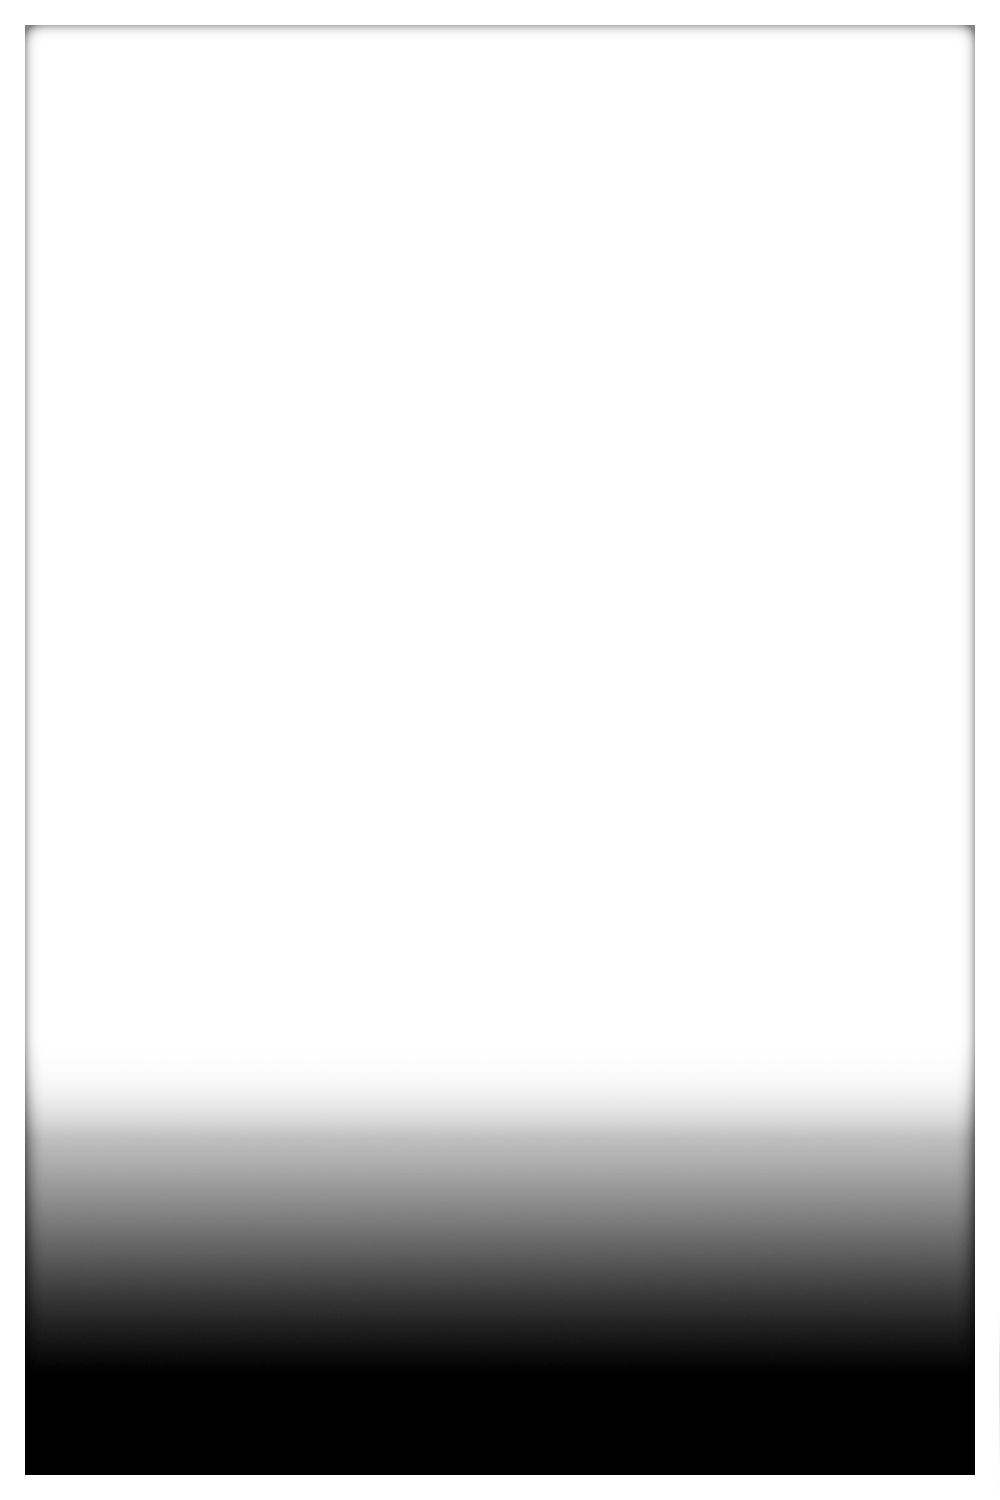
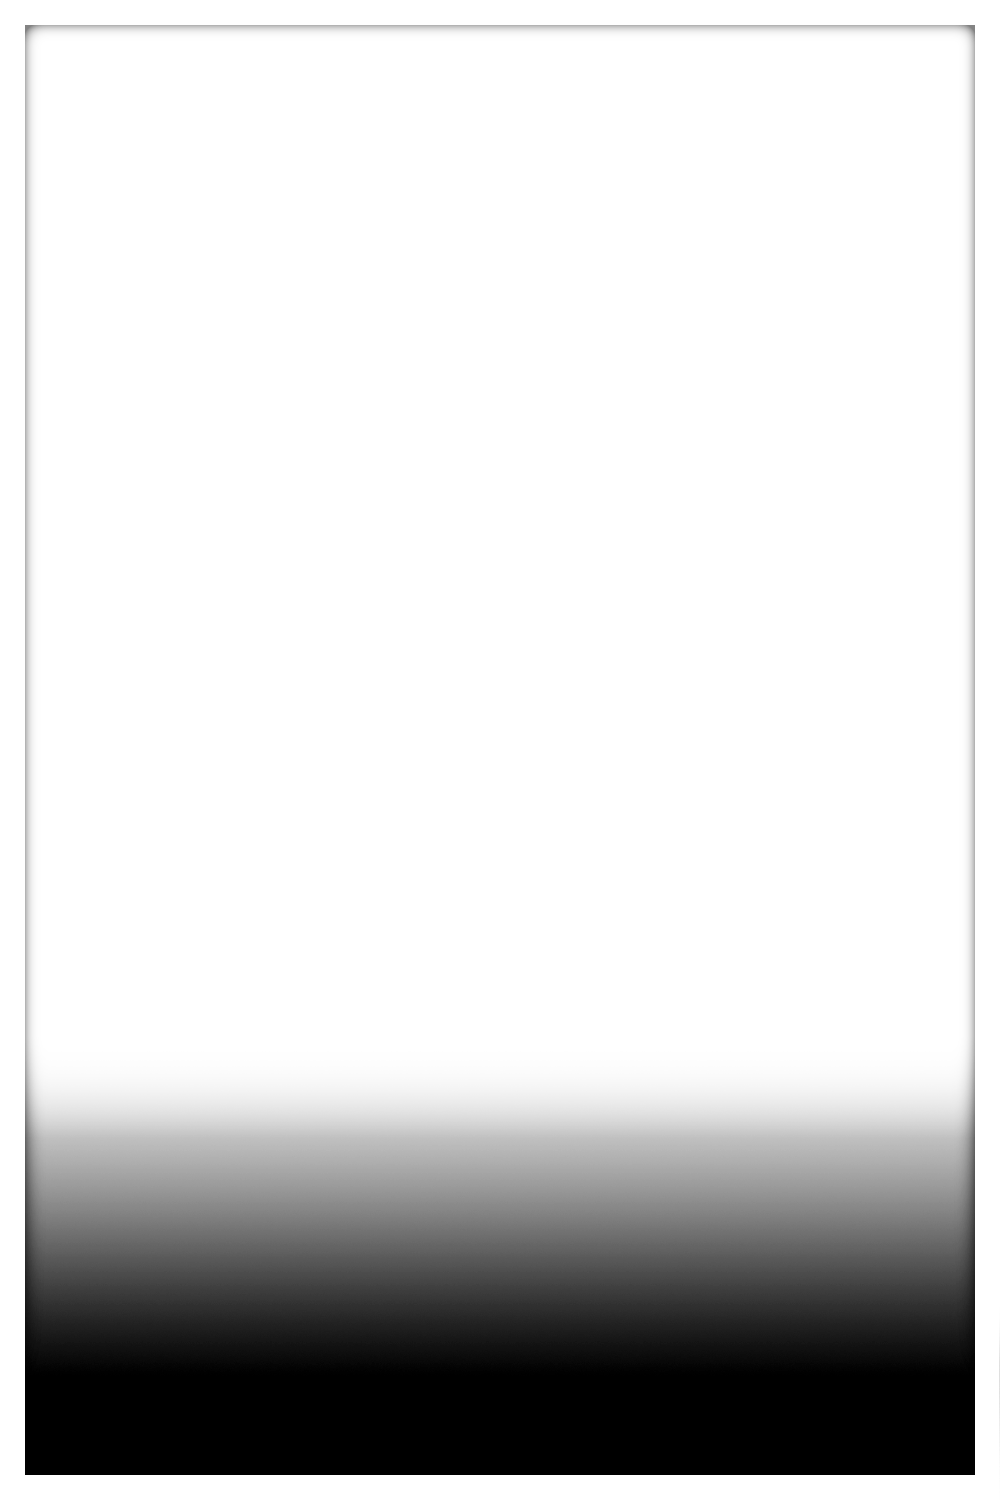
Layers edited between the first and the second 1000 x 1500 image:
pixels changed over [25, 1188, 975, 1366] (layer not identified)